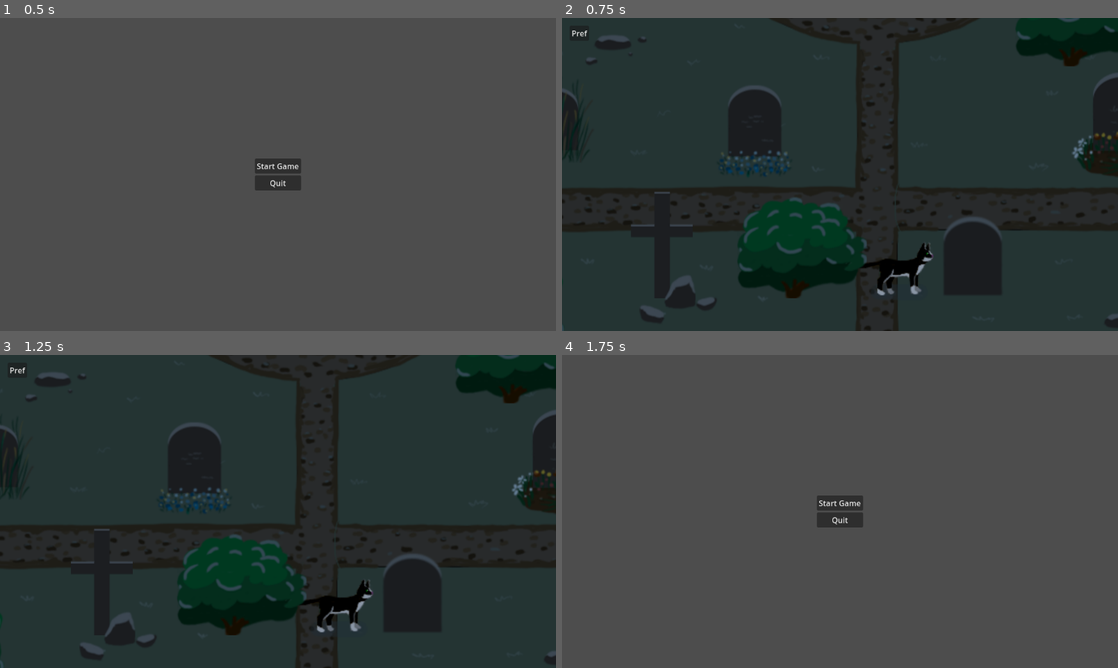
Above: before the commit, frames 1-4 (two rows, left to right).
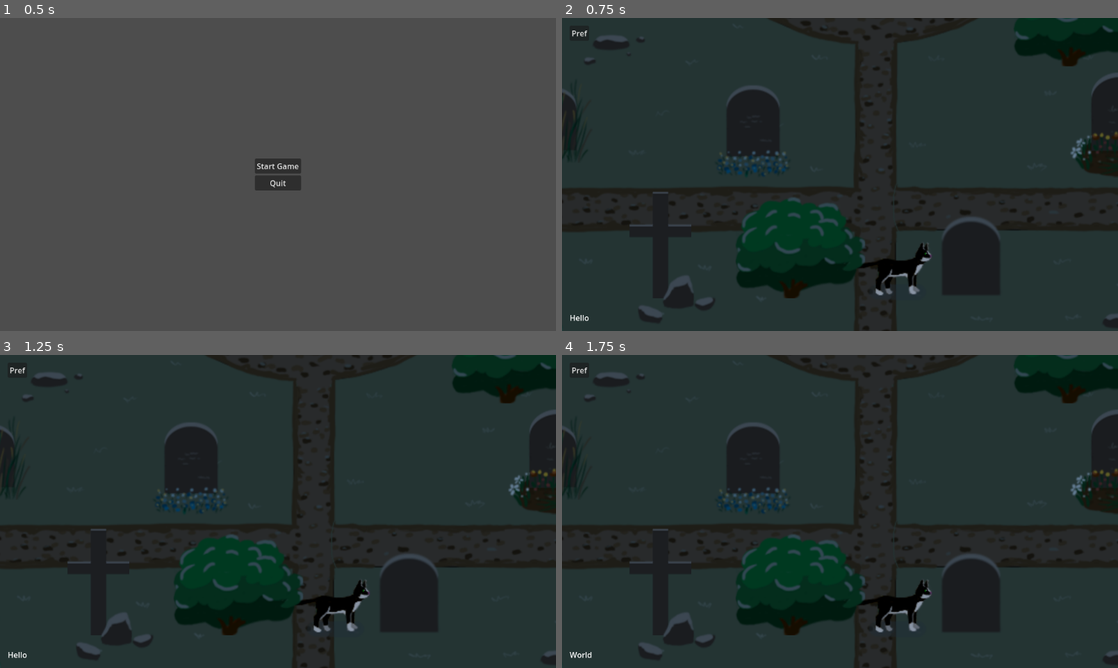
Above: after the commit, the same moments.

Repository: castlele/nine-lives
Game: Godot game, scene res://scenes/main.tscn
The game is run twice, just before and just after one commit, with the same random seed, the same clock (stepped at 60 frames per second) and the same inputs.
Inputs:
- Up to frame 1 (0.5 s): no input
- Up to frame 2 (0.75 s): click "Start Game" at 0.5 s
- Up to frame 3 (1.25 s): no input
- Up to frame 4 (1.75 s): click "Pref" at 1.25 s

Frame 1 is identical in both runs. In frame 2, 1.0% of the frame differs, in the area x 0-100%, y 0-100%; in frame 3, 2.9%; in frame 4, 99%.

Commit message:
feat(interactable): add interactable object for detecting collisions with the player

Diff:
--- /dev/null
+++ b/nodes/interatable/interactable.gd
@@ -0,0 +1,19 @@
+class_name Interactable extends Area2D
+
+@export var prefs = preload("res://nodes/interatable/interactable_pref.tres")
+
+@onready var collider = $Collider
+
+var is_player_around = false
+
+
+func _ready() -> void:
+	var circle = collider.shape as CircleShape2D
+
+	circle.radius = prefs.radius
+	circle.custom_solver_bias = prefs.custom_solver_bias
+
+
+func _on_body_entered(body: Node2D) -> void:
+	if body is Player:
+		is_player_around = true
--- /dev/null
+++ b/nodes/interatable/interactable.tscn
@@ -0,0 +1,14 @@
+[gd_scene load_steps=3 format=3 uid="uid://r35iwyrww8fm"]
+
+[ext_resource type="Script" uid="uid://yk8hiyfo67lo" path="res://nodes/interatable/interactable.gd" id="1_83mln"]
+
+[sub_resource type="CircleShape2D" id="CircleShape2D_cj3pf"]
+
+[node name="Interactable" type="Area2D"]
+z_index = 2
+script = ExtResource("1_83mln")
+
+[node name="Collider" type="CollisionShape2D" parent="."]
+shape = SubResource("CircleShape2D_cj3pf")
+
+[connection signal="body_entered" from="." to="." method="_on_body_entered"]
--- /dev/null
+++ b/nodes/interatable/interactable_pref.tres
@@ -0,0 +1,4 @@
+[gd_resource type="CircleShape2D" format=3 uid="uid://gbu7v06y0crk"]
+
+[resource]
+radius = 60.0
--- /dev/null
+++ b/nodes/interatable/message_interactable.tscn
@@ -0,0 +1,7 @@
+[gd_scene load_steps=2 format=3 uid="uid://c1o0pcsplx7vk"]
+
+[ext_resource type="PackedScene" uid="uid://r35iwyrww8fm" path="res://nodes/interatable/interactable.tscn" id="1_soo71"]
+
+[node name="MessageInteractable" type="Node2D"]
+
+[node name="Interactable" parent="." instance=ExtResource("1_soo71")]
--- a/nodes/message_box.gd
+++ b/nodes/message_box.gd
@@ -1,13 +1,9 @@
 class_name MessageBox extends MarginContainer
-
-@export var message_delay = 0.3
 
 @onready var text_box = $TextBox
 
-
 var _message_queue: Array[String] = []
 var _current_message = ""
-var _timer: BlockingTimer
 
 
 func set_queue(messages: Array[String]) -> void:
@@ -20,8 +16,7 @@
 
 
 func _ready() -> void:
-	_timer = BlockingTimer.new(message_delay)
-	add_child(_timer)
+	LevelStateMachine.message_queue.connect(set_queue)
 
 
 @warning_ignore("unused_parameter")
@@ -34,7 +29,7 @@
 
 func _listen_input_events() -> void:
 	if Input.is_action_just_pressed("ui_accept"):
-		_timer.run_once(_show_message)
+		_show_message()
 
 
 func _show_message(event: InputEvent = null) -> void:
@@ -53,6 +48,5 @@
 	else:
 		_current_message = ""
 
-	print("setting text: " + _current_message)
-
 	text_box.text = _current_message
+	LevelStateMachine.pause(not _current_message.is_empty())
--- a/scenes/grave_yard/grave_yard.gd
+++ b/scenes/grave_yard/grave_yard.gd
@@ -1,7 +1,8 @@
 extends Node2D
 
 
-@onready var tomb = $tomb
-
 func _ready() -> void:
-	pass
+	LevelStateMachine.enqueue_messages([
+		"Hello",
+		"World",
+	])
--- a/scenes/grave_yard/grave_yard.tscn
+++ b/scenes/grave_yard/grave_yard.tscn
@@ -14,6 +14,7 @@
 [ext_resource type="PackedScene" uid="uid://cky4kemafddga" path="res://nodes/grave/pica_boo_ghost.tscn" id="9_wbhjj"]
 [ext_resource type="Texture2D" uid="uid://dam33gwx7ybxg" path="res://res/grave_level/trees.png" id="10_hw23b"]
 [ext_resource type="Texture2D" uid="uid://dctgopfwlq56u" path="res://res/grave_level/rocks.png" id="10_tsp4h"]
+[ext_resource type="PackedScene" uid="uid://r35iwyrww8fm" path="res://nodes/interatable/interactable.tscn" id="11_7mn47"]
 [ext_resource type="Texture2D" uid="uid://p4j7nbmqj4s3" path="res://res/grave_level/bush.png" id="11_l32oj"]
 [ext_resource type="PackedScene" uid="uid://7us30kguw5pb" path="res://nodes/grave/tomb.tscn" id="12_i47d0"]
 
@@ -198,6 +199,9 @@
 [node name="OwnersGraveStone" parent="graves" instance=ExtResource("9_3ty12")]
 position = Vector2(837, 464)
 
+[node name="Interactable" parent="graves" instance=ExtResource("11_7mn47")]
+position = Vector2(457, 435)
+
 [node name="plants" type="TileMapLayer" parent="."]
 y_sort_enabled = true
 tile_map_data = PackedByteArray("AAAwAP//AAABAAAAAABBAAEAAAABAAAAAABBABcAAAABAAAAAAALACcAAAABAAAAAAAIABUAAAAAAAAAAAAJAP …(592 unchanged characters)…
--- a/scenes/hud.gd
+++ b/scenes/hud.gd
@@ -1,7 +1,4 @@
 extends Control
-
-
-var _timer = BlockingTimer.new()
 
 
 @warning_ignore("unused_parameter")
@@ -10,8 +7,8 @@
 		return
 
 	if Input.is_action_just_pressed("ui_cancel"):
-		_timer.run_once(_on_settings_button)
+		_on_settings_button()
 
 
 func _on_settings_button():
-	LevelStateMachine.load_scene(LevelStateMachine.Scene.MAIN)
+	LevelStateMachine.pause()
--- a/scenes/hud.tscn
+++ b/scenes/hud.tscn
@@ -1,6 +1,7 @@
-[gd_scene load_steps=2 format=3 uid="uid://dl45ptc3pxei3"]
+[gd_scene load_steps=3 format=3 uid="uid://dl45ptc3pxei3"]
 
 [ext_resource type="Script" uid="uid://s6psmdmysbj0" path="res://scenes/hud.gd" id="1_ahhtf"]
+[ext_resource type="PackedScene" uid="uid://c1nks20sofne3" path="res://nodes/message_box.tscn" id="2_oo0fn"]
 
 [node name="HUD" type="Control"]
 layout_mode = 3
@@ -29,4 +30,8 @@
 size_flags_vertical = 0
 text = "Pref"
 
+[node name="MessageBox" parent="." instance=ExtResource("2_oo0fn")]
+process_mode = 3
+layout_mode = 1
+
 [connection signal="pressed" from="MarginContainer/SettingsButton" to="." method="_on_settings_button"]
--- a/scenes/main.gd
+++ b/scenes/main.gd
@@ -15,13 +15,13 @@
 
 @warning_ignore("unused_parameter")
 func _process(delta: float) -> void:
-	if not _level_scene or not hud_ui.visible:
+	if not _level_scene:
 		return
 
-	var rect = _level_scene.get_viewport_rect()
-	hud_ui.size = rect.size
-	hud_ui.position = rect.position
-
+	if hud_ui.visible:
+		var rect = _level_scene.get_viewport_rect()
+		hud_ui.size = rect.size
+		hud_ui.position = rect.position
 
 
 func _on_start_button_pressed() -> void:
--- a/scenes/main.tscn
+++ b/scenes/main.tscn
@@ -39,6 +39,7 @@
 unique_name_in_owner = true
 
 [node name="HUDCanvas" type="CanvasLayer" parent="RootGameScene"]
+process_mode = 3
 
 [node name="HUD" parent="RootGameScene/HUDCanvas" instance=ExtResource("2_0wfyh")]
 unique_name_in_owner = true
--- a/scripts/blocking_timer.gd
+++ /dev/null
@@ -1,23 +0,0 @@
-class_name BlockingTimer extends Node
-
-
-var _delay: float
-var _timer = Timer.new()
-
-
-func _init(delay: float = 0.3) -> void:
-	_delay = delay
-
-
-func run_once(callable: Callable) -> void:
-	if _is_blocking():
-		return
-
-	callable.call()
-
-	_timer.start(_delay)
-	await _timer.timeout
-
-
-func _is_blocking() -> bool:
-	return _timer.time_left != 0
--- a/scripts/level_state_machine.gd
+++ b/scripts/level_state_machine.gd
@@ -7,14 +7,30 @@
 }
 
 signal current_level(level)
+signal message_queue(queue)
 
+var _paused = false
 var _config = LevelConfig.new()
+
+
+func enqueue_messages(messages: Array[String]) -> void:
+	message_queue.emit(messages)
 
 
 func load_scene(level: Scene) -> void:
 	_update_level_config(level)
 
 	current_level.emit(_config)
+
+
+func is_paused() -> bool:
+	return _paused
+
+
+func pause(value: bool = not is_paused()) -> void:
+	_paused = value
+
+	get_tree().paused = _paused
 
 
 func _update_level_config(level: Scene):
Not shown, added: nodes/interatable/interactable.gd.uid
Not shown: 1 places in scenes/grave_yard/grave_yard.tscn that only renumber resources
Not shown, removed: scripts/blocking_timer.gd.uid
